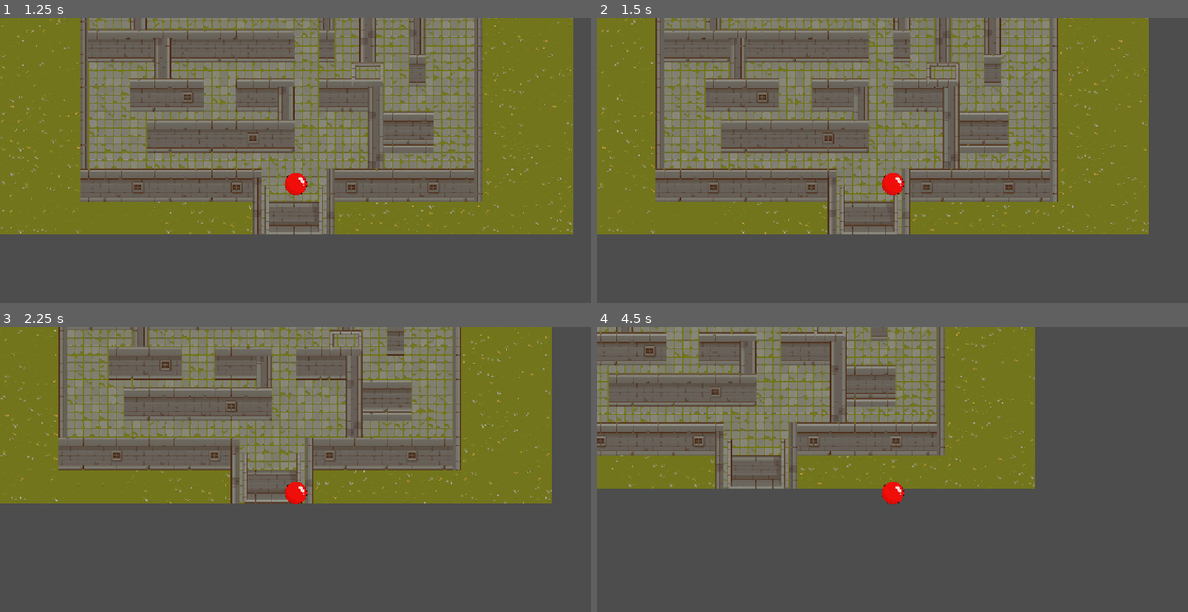
Above: before the commit, frames 1-4 (two rows, left to right).
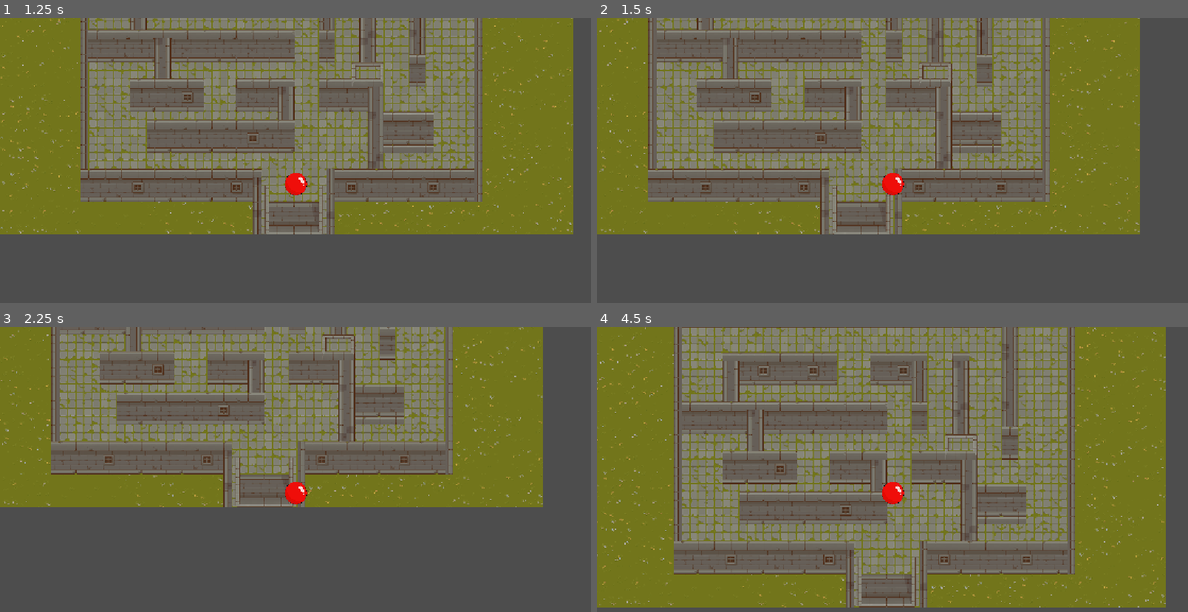
Above: after the commit, the same moments.

Repository: Cesar6112/SpringBall
Game: Godot game, scene res://menu.tscn
Two runs of this game, one before a commit and one after it. Both use one fixed random seed, a clock stepped at 60 frames per second and the inputs below.
Inputs:
- Up to frame 1 (1.25 s): click "Play" at 0.5 s
- Up to frame 2 (1.5 s): tap Enter at 1.25 s; hold D (right) from 1.28 s (still down)
- Up to frame 3 (2.25 s): tap Space at 2 s; release D (right) at 2.03 s; hold S (down) from 2.03 s (still down)
- Up to frame 4 (4.5 s): release S (down) at 2.78 s; hold D (right) 2.78-3.53 s; hold W (up) 3.53-4.28 s; hold A (left) from 4.28 s (still down)

Frame 1 is identical in both runs. In frame 2, 16% of the frame differs, in the area x 0-94%, y 0-76%; in frame 3, 19%; in frame 4, 81%, in the area x 0-97%, y 0-99%.

Commit message:
Update nivel.tscn

Diff:
--- a/nivel.tscn
+++ b/nivel.tscn
@@ -474,7 +474,7 @@
 b = Vector2(2, 462)
 
 [sub_resource type="SegmentShape2D" id="SegmentShape2D_bwlx4"]
-a = Vector2(8, 356)
+a = Vector2(-1, 344)
 b = Vector2(9, -5)
 
 [sub_resource type="SegmentShape2D" id="SegmentShape2D_rg2y3"]
@@ -492,25 +492,25 @@
 b = Vector2(54, 51)
 
 [sub_resource type="RectangleShape2D" id="RectangleShape2D_bwlx4"]
-size = Vector2(379, 47)
+size = Vector2(379, 36)
 
 [sub_resource type="RectangleShape2D" id="RectangleShape2D_6dbpx"]
-size = Vector2(27, 39)
+size = Vector2(26.5, 39)
 
 [sub_resource type="RectangleShape2D" id="RectangleShape2D_yk1x8"]
 size = Vector2(47, 27)
 
 [sub_resource type="RectangleShape2D" id="RectangleShape2D_rg2y3"]
-size = Vector2(285.5, 38)
+size = Vector2(271.25, 34)
 
 [sub_resource type="RectangleShape2D" id="RectangleShape2D_8efhv"]
 size = Vector2(141, 45.5)
 
 [sub_resource type="RectangleShape2D" id="RectangleShape2D_oq257"]
-size = Vector2(19, 304)
+size = Vector2(19, 301)
 
 [sub_resource type="RectangleShape2D" id="RectangleShape2D_p5lyh"]
-size = Vector2(213, 55.5)
+size = Vector2(213, 36)
 
 [sub_resource type="RectangleShape2D" id="RectangleShape2D_usivd"]
 size = Vector2(106.875, 56.875)
@@ -525,10 +525,10 @@
 size = Vector2(25, 166)
 
 [sub_resource type="RectangleShape2D" id="RectangleShape2D_knklv"]
-size = Vector2(92, 68)
+size = Vector2(92, 62)
 
 [sub_resource type="RectangleShape2D" id="RectangleShape2D_vvnd5"]
-size = Vector2(28, 83)
+size = Vector2(262, 83)
 
 [node name="Level" type="Node2D" unique_id=1176346366]
 
@@ -548,11 +548,11 @@
 [node name="CharacterBody2D2" type="CharacterBody2D" parent="Tilemaplayers/Node2D" unique_id=429882765]
 
 [node name="CollisionShape2D" type="CollisionShape2D" parent="Tilemaplayers/Node2D/CharacterBody2D2" unique_id=455564316]
-position = Vector2(342, 363.375)
+position = Vector2(302, 366)
 shape = SubResource("RectangleShape2D_25806")
 
 [node name="CollisionShape2D2" type="CollisionShape2D" parent="Tilemaplayers/Node2D/CharacterBody2D2" unique_id=1180912748]
-position = Vector2(827.1875, 360.6875)
+position = Vector2(842, 366)
 shape = SubResource("RectangleShape2D_25806")
 
 [node name="CollisionShape2D3" type="CollisionShape2D" parent="Tilemaplayers/Node2D/CharacterBody2D2" unique_id=1827897406]
@@ -563,6 +563,10 @@
 position = Vector2(815, -227)
 shape = SubResource("SegmentShape2D_bwlx4")
 
+[node name="CollisionShape2D5" type="CollisionShape2D" parent="Tilemaplayers/Node2D/CharacterBody2D2/CollisionShape2D5" unique_id=1609707623]
+position = Vector2(803, -162)
+shape = SubResource("SegmentShape2D_bwlx4")
+
 [node name="CollisionShape2D6" type="CollisionShape2D" parent="Tilemaplayers/Node2D/CharacterBody2D2" unique_id=1587225520]
 position = Vector2(937, -230)
 shape = SubResource("SegmentShape2D_rg2y3")
@@ -580,11 +584,11 @@
 shape = SubResource("SegmentShape2D_p5lyh")
 
 [node name="CollisionShape2D9" type="CollisionShape2D" parent="Tilemaplayers/Node2D/CharacterBody2D2" unique_id=2032342638]
-position = Vector2(371.5, 54.5)
+position = Vector2(371.5, 53)
 shape = SubResource("RectangleShape2D_bwlx4")
 
 [node name="CollisionShape2D21" type="CollisionShape2D" parent="Tilemaplayers/Node2D/CharacterBody2D2" unique_id=84960131]
-position = Vector2(269, 12)
+position = Vector2(268.75, 12)
 shape = SubResource("RectangleShape2D_6dbpx")
 
 [node name="CollisionShape2D22" type="CollisionShape2D" parent="Tilemaplayers/Node2D/CharacterBody2D2" unique_id=1684973683]
@@ -592,7 +596,7 @@
 shape = SubResource("RectangleShape2D_6dbpx")
 
 [node name="CollisionShape2D23" type="CollisionShape2D" parent="Tilemaplayers/Node2D/CharacterBody2D2" unique_id=455502736]
-position = Vector2(556, 176)
+position = Vector2(551, 177)
 shape = SubResource("RectangleShape2D_6dbpx")
 
 [node name="CollisionShape2D24" type="CollisionShape2D" parent="Tilemaplayers/Node2D/CharacterBody2D2" unique_id=2007632738]
@@ -600,7 +604,7 @@
 shape = SubResource("RectangleShape2D_yk1x8")
 
 [node name="CollisionShape2D10" type="CollisionShape2D" parent="Tilemaplayers/Node2D/CharacterBody2D2" unique_id=1352954645]
-position = Vector2(428.25, 228)
+position = Vector2(425, 236)
 shape = SubResource("RectangleShape2D_rg2y3")
 
 [node name="CollisionShape2D11" type="CollisionShape2D" parent="Tilemaplayers/Node2D/CharacterBody2D2" unique_id=1582097637]
@@ -608,11 +612,11 @@
 shape = SubResource("RectangleShape2D_8efhv")
 
 [node name="CollisionShape2D12" type="CollisionShape2D" parent="Tilemaplayers/Node2D/CharacterBody2D2" unique_id=447507579]
-position = Vector2(812.5, -28)
+position = Vector2(812.5, -29.5)
 shape = SubResource("RectangleShape2D_oq257")
 
 [node name="CollisionShape2D13" type="CollisionShape2D" parent="Tilemaplayers/Node2D/CharacterBody2D2" unique_id=985418]
-position = Vector2(364, -38)
+position = Vector2(364, -41)
 shape = SubResource("RectangleShape2D_p5lyh")
 
 [node name="CollisionShape2D14" type="CollisionShape2D" parent="Tilemaplayers/Node2D/CharacterBody2D2" unique_id=404216002]
@@ -620,7 +624,7 @@
 shape = SubResource("RectangleShape2D_usivd")
 
 [node name="CollisionShape2D15" type="CollisionShape2D" parent="Tilemaplayers/Node2D/CharacterBody2D2" unique_id=546487179]
-position = Vector2(517.5, 148.5)
+position = Vector2(510, 156)
 shape = SubResource("RectangleShape2D_1qeqh")
 
 [node name="CollisionShape2D16" type="CollisionShape2D" parent="Tilemaplayers/Node2D/CharacterBody2D2" unique_id=1257749407]
@@ -636,11 +640,11 @@
 shape = SubResource("RectangleShape2D_od4wk")
 
 [node name="CollisionShape2D20" type="CollisionShape2D" parent="Tilemaplayers/Node2D/CharacterBody2D2" unique_id=1240649847]
-position = Vector2(796, 223)
+position = Vector2(796, 220)
 shape = SubResource("RectangleShape2D_knklv")
 
 [node name="CollisionShape2D19" type="CollisionShape2D" parent="Tilemaplayers/Node2D/CharacterBody2D2" unique_id=2066133915]
-position = Vector2(637, 34)
+position = Vector2(580, 458)
 shape = SubResource("RectangleShape2D_vvnd5")
 
 [node name="Area2D" type="Area2D" parent="Tilemaplayers/Node2D/CharacterBody2D2" unique_id=1958105306]
@@ -650,4 +654,7 @@
 position = Vector2(878, -263)
 shape = SubResource("RectangleShape2D_usivd")
 
+[node name="CollisionShape2D25" type="CollisionShape2D" parent="Tilemaplayers/Node2D/CharacterBody2D2" unique_id=1455369894]
+position = Vector2(1521, 30)
+
 [connection signal="body_entered" from="Tilemaplayers/Node2D/CharacterBody2D2/Area2D" to="Tilemaplayers/Node2D/CharacterBody2D2/Area2D" method="_on_body_entered"]
